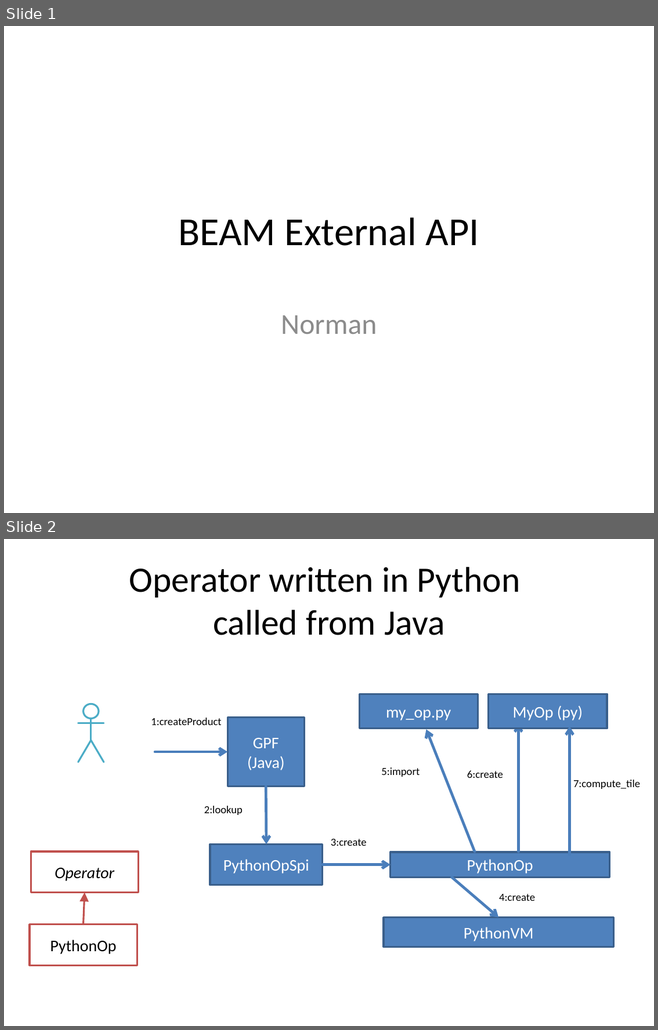
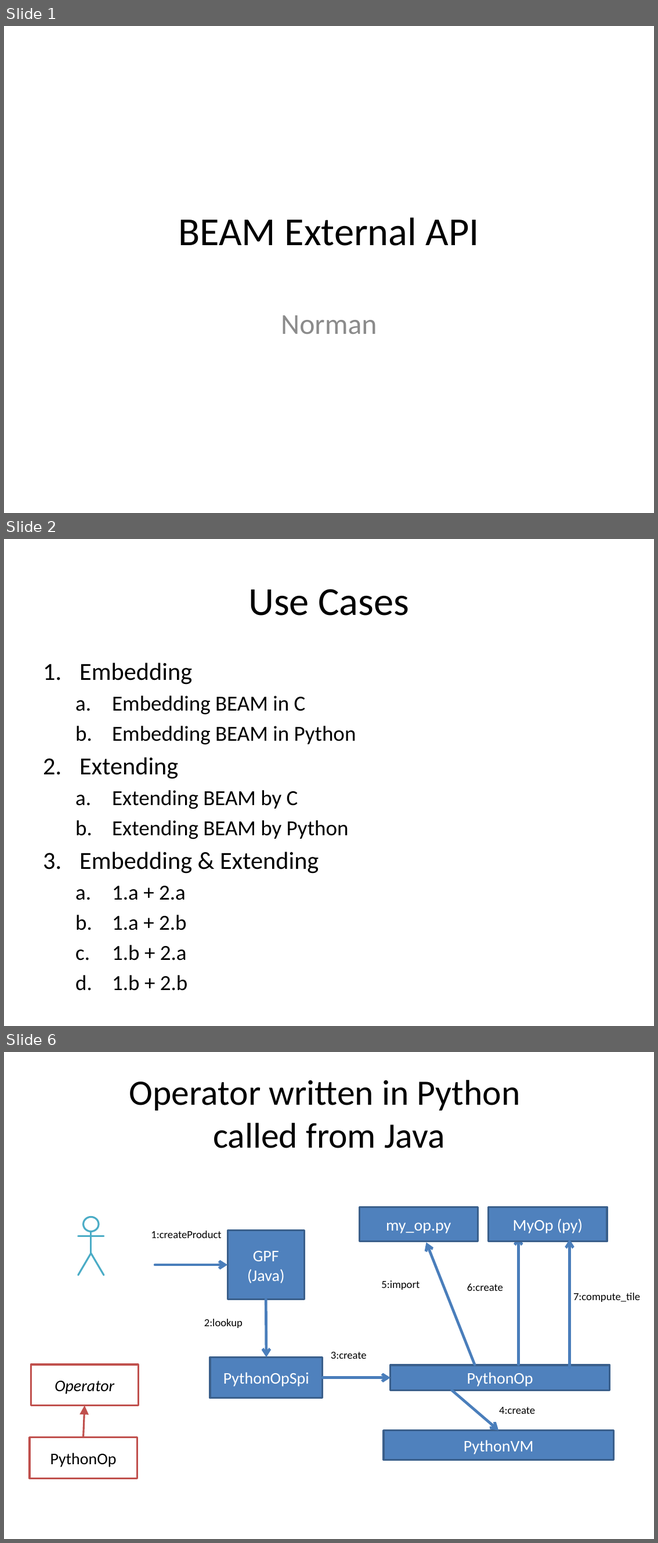
Before and after one commit to bcdev/beam-extapi, a slide deck: docs/beam-extapi.pptx. Shown one above the other, each under a label of ours: slides 1 and 2 before the commit, slides 1, 2 and 6 after it; the slides between them are not shown. The pictures are 658x1030 and 658x1543 pixels, drawn with LibreOffice and Linux fonts; fonts in the diff are those of the drawing. Boxes give left, top, right and bottom in pixels: in the first picture for what was removed or moved away, otherwise in the second. Text is boxed around its words. In the diff, an @@ line names an element or a change of style, - is before the commit and + after.

Commit message:
Now Python...

```diff
--- a/docs/beam-extapi.pptx
+++ b/docs/beam-extapi.pptx
@@ slide 2 added at (4, 539, 654, 1026), background #FFFFFF @@
@@ title added at (248, 589, 409, 616), 44 pt, text #000000 @@
+Use Cases
@@ text added at (79, 663, 356, 991), 23.8 pt, text #000000 @@
+1. Embedding
+  a. Embedding BEAM in C
+  b. Embedding BEAM in Python
+2. Extending
+  a. Extending BEAM by C
+  b. Extending BEAM by Python
+3. Embedding & Extending
+  a. 1.a + 2.a
+  b. 1.a + 2.b
+  c. 1.b + 2.a
+  d. 1.b + 2.b
@@ what was slide 2 is now slide 6 @@
```
Also in this commit, not shown: 3 other slides added, 12 other files.
